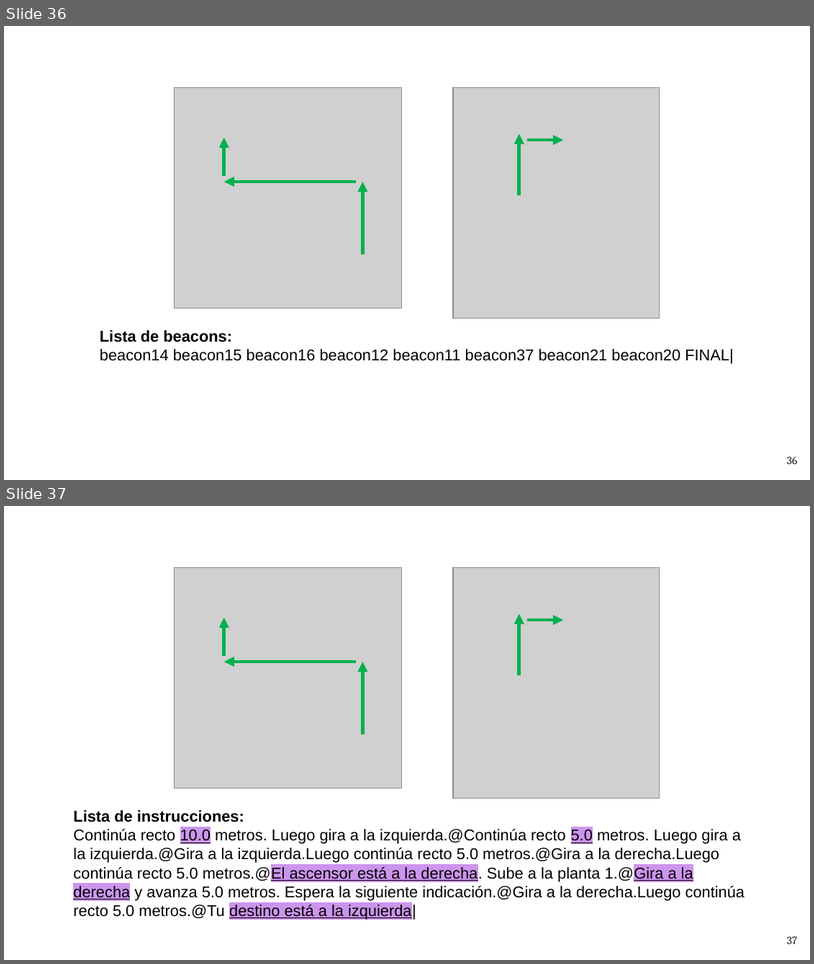
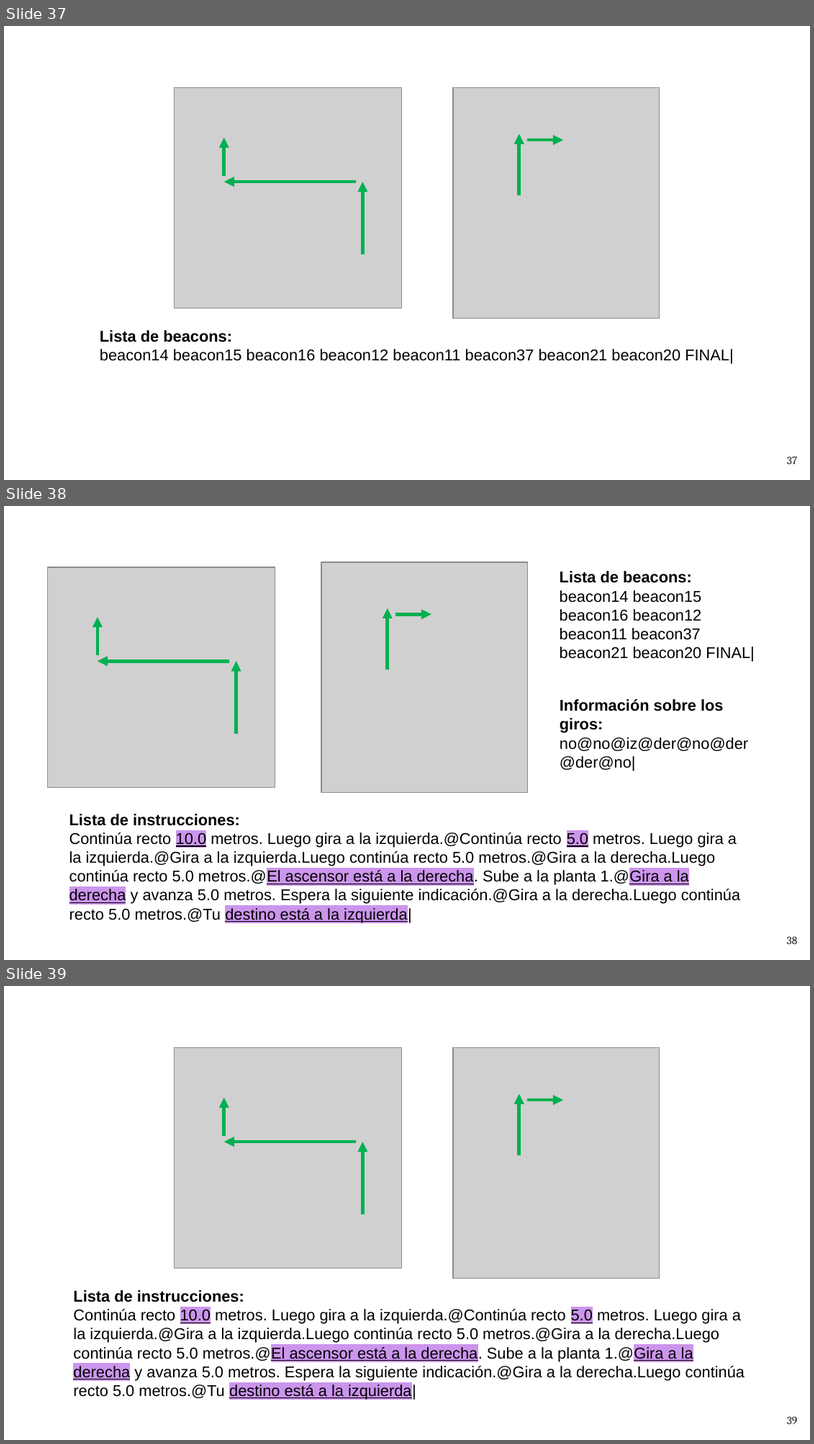
Before and after one commit to NILGroup/TFG-1920-DiscapacidadVisual, a slide deck: Defensa/Viola · SlidesCarnival_DiaposBelen.pptx. Shown one above the other, each under a label of ours: slides 36 and 37 before the commit, slides 37, 38 and 39 after it. The pictures are 814x964 and 814x1444 pixels, drawn with LibreOffice and Linux fonts; fonts in the diff are those of the drawing; grey boxes stand for pictures. Boxes give left, top, right and bottom in pixels: in the first picture for what was removed or moved away, otherwise in the second. Text is boxed around its words. In the diff, an @@ line names an element or a change of style, - is before the commit and + after.

```diff
--- a/Defensa/Viola · SlidesCarnival_DiaposBelen.pptx
+++ b/Defensa/Viola · SlidesCarnival_DiaposBelen.pptx
@@ slide 38 added at (x1=4, y1=506, x2=810, y2=960), background #FFFFFF @@
@@ picture added at (x1=322, y1=562, x2=528, y2=793) @@
@@ text added at (x1=560, y1=571, x2=754, y2=662), 14 pt, text #000000 @@
+Lista de beacons:
+beacon14 beacon15 beacon16 beacon12 beacon11 beacon37 beacon21 beacon20 FINAL|
@@ arrow added from (388, 669) to (388, 608), #00B050 3 pt @@
@@ group added at (x1=47, y1=567, x2=275, y2=788): 3 arrows, 1 picture @@
@@ arrow added from (396, 614) to (432, 614), #00B050 3 pt @@
@@ text added at (x1=560, y1=699, x2=748, y2=770), 14 pt, text #000000 @@
+Información sobre los giros:
+no@no@iz@der@no@der@der@no|
@@ text added at (x1=70, y1=813, x2=741, y2=922), 14 pt, text #000000 @@
+Lista de instrucciones:
+Continúa recto 10.0 metros. Luego gira a la izquierda.@Continúa recto 5.0 metros. Luego gira a la izquierda.@Gira a la izquierda.Luego continúa recto 5.0 metros.@Gira a la derecha.Luego continúa recto 5.0 metros.@El ascensor está a la derecha. Sube a la planta 1.@Gira a la derecha y avanza 5.0 metros. Espera la siguiente indicación.@Gira a la derecha.Luego continúa recto 5.0 metros.@Tu destino está a la izquierda|
@@ page number added at (x1=787, y1=936, x2=798, y2=944), 10 pt, text #1D1D1B @@
+38
@@ what was slide 36 is now slide 37 @@
@@ page number at (x1=787, y1=456, x2=797, y2=464): text changed @@
-36
+37
@@ what was slide 37 is now slide 39 @@
@@ page number at (x1=787, y1=1416, x2=798, y2=1424): text changed @@
-37
+39
```
Also in this commit, not shown: 18 slides changed, 1 other slide added, 10 other files.
